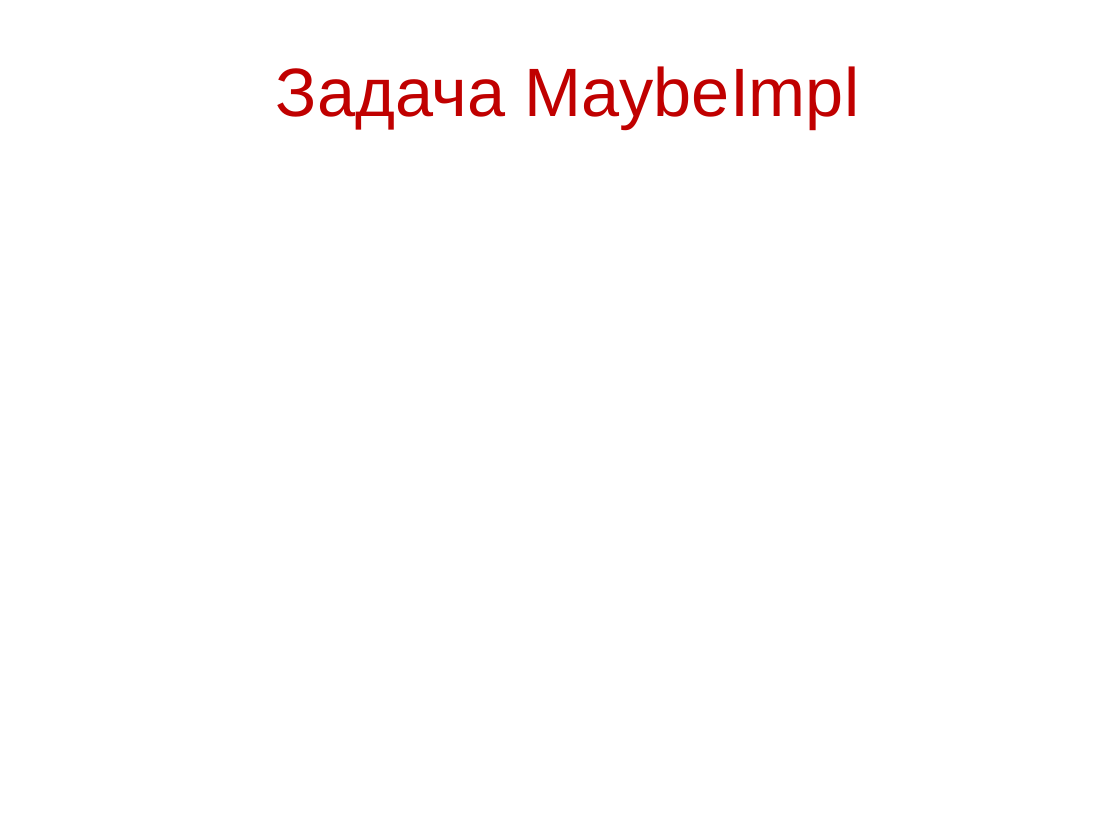
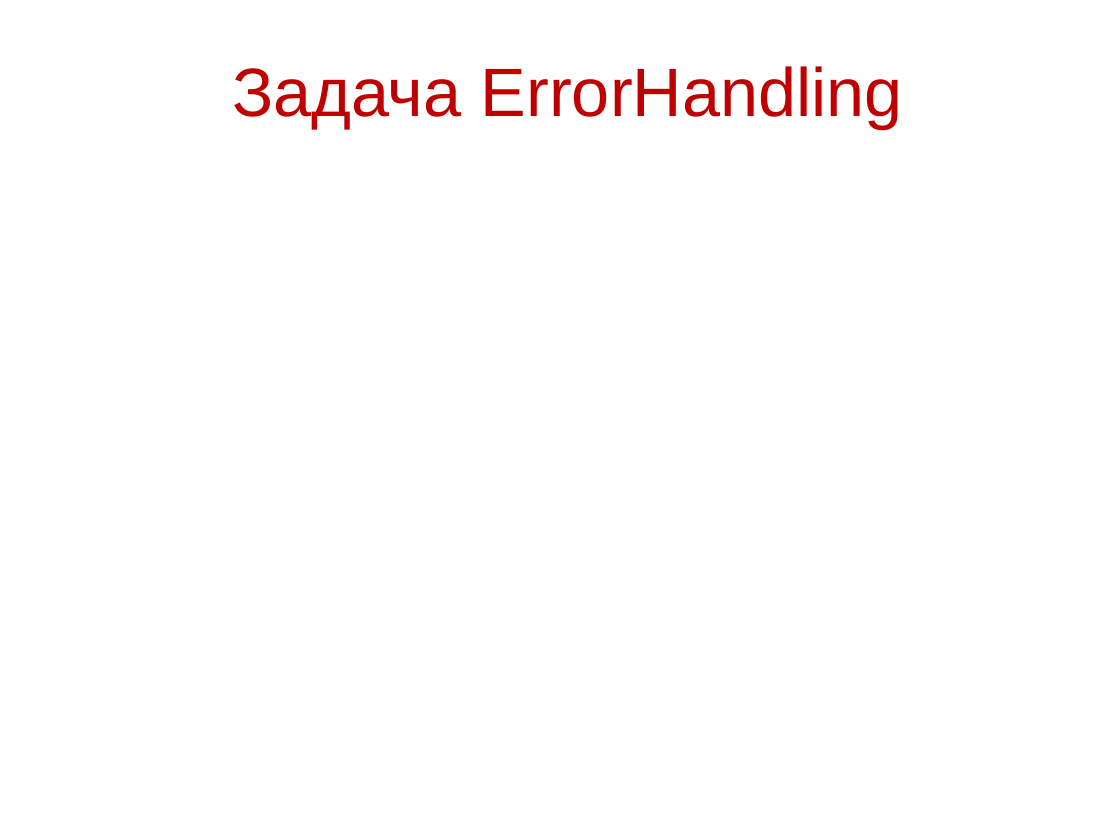
Before and after one commit to kontur-courses/fp, a slide deck: slide 25 of fp2.pptx. Drawn at 1120x840 pixels with LibreOffice and Linux fonts; fonts in the diff are those of the drawing. Boxes give left, top, right and bottom in pixels: in the first picture for what was removed or moved away, otherwise in the second. Text is boxed around its words. In the diff, an @@ line names an element or a change of style, - is before the commit and + after.

```diff
--- a/fp2.pptx
+++ b/fp2.pptx
@@ title at (232,66,903,128): text changed @@
-Задача MaybeImpl
+Задача ErrorHandling
```
Also in this commit, not shown: 4 other slides changed, 15 other files.
